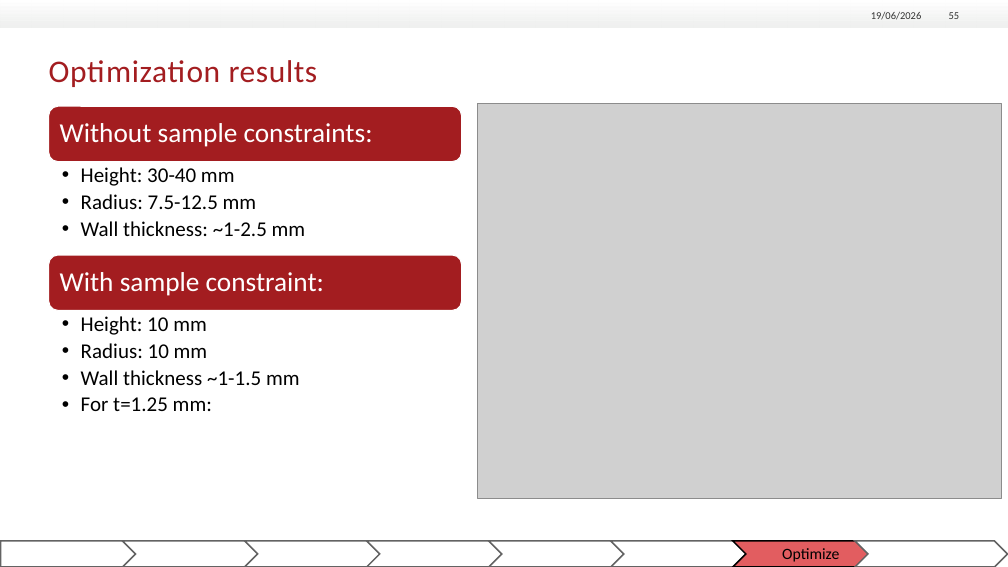
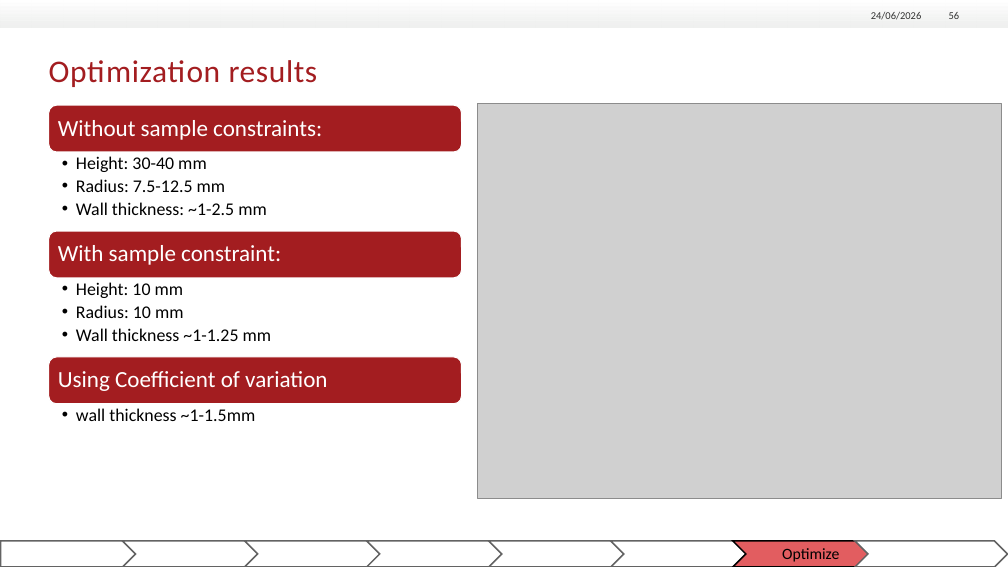
Before and after one commit to tinyThyssen/bachelor_project, a slide deck: slide 56 of Defense/Bachelor_defence.pptx (slide 55 before the commit). Drawn at 1008x567 pixels with LibreOffice and Linux fonts; fonts in the diff are those of the drawing; grey boxes stand for pictures; background and template pictures are left out. Boxes give left, top, right and bottom in pixels: in the first picture for what was removed or moved away, otherwise in the second. Text is boxed around its words. In the diff, an @@ line names an element or a change of style, - is before the commit and + after.

```diff
--- a/Defense/Bachelor_defence.pptx
+++ b/Defense/Bachelor_defence.pptx
@@ text at [871,12,922,20]: text changed @@
-19/06/2026
+24/06/2026
@@ rounded rectangle: place and size @@
-rounded rectangle at [48,107,461,162]
+rounded rectangle at [48,105,461,152]
@@ text "Without sample constraints:" at [58,120,322,140]: size 26 to 22 pt; less space between paragraphs @@
@@ text "Height: 30-40 mm": place and size @@
-text "Height: 30-40 mm" at [81,167,306,236]
+text "Height: 30-40 mm" at [76,156,267,215]
@@ text "Height: 30-40 mm" at [76,156,267,215]: size 20 to 17 pt; indent changed @@
@@ rounded rectangle: place and size @@
-rounded rectangle at [48,255,461,310]
+rounded rectangle at [48,231,461,278]
@@ text "With sample constraint:" at [58,245,281,265]: size 26 to 22 pt; less space between paragraphs @@
@@ text "With sample constraint:": place and size @@
-text "With sample constraint:" at [60,272,324,296]
+text "With sample constraint:" at [58,245,281,265]
@@ text "Height: 10 mm": place and size @@
-text "Height: 10 mm" at [81,316,300,411]
+text "Height: 10 mm" at [76,282,272,341]
@@ text at [76,282,184,318]: size 20 to 17 pt in "Height: 10 mm", "Radius: 10 mm"; indent changed @@
@@ text at [76,328,272,341]: text changed; size 20 to 17 pt @@
-  • Wall thickness ~1-1.5 mm
-  • For t=1.25 mm:
+  • Wall thickness ~1-1.25 mm
@@ rounded rectangle added at [48,357,461,404], fill #A31D20, outline #FFFFFF 1 pt @@
@@ text added at [58,371,327,391], 22 pt, text #FFFFFF @@
+Using Coefficient of variation
@@ text added at [76,408,256,421], 17 pt, text #000000 @@
+  • wall thickness ~1-1.5mm
```
Also in this commit, not shown: 63 other slides changed, 1 slide added, 7 slides removed, 31 other files.
